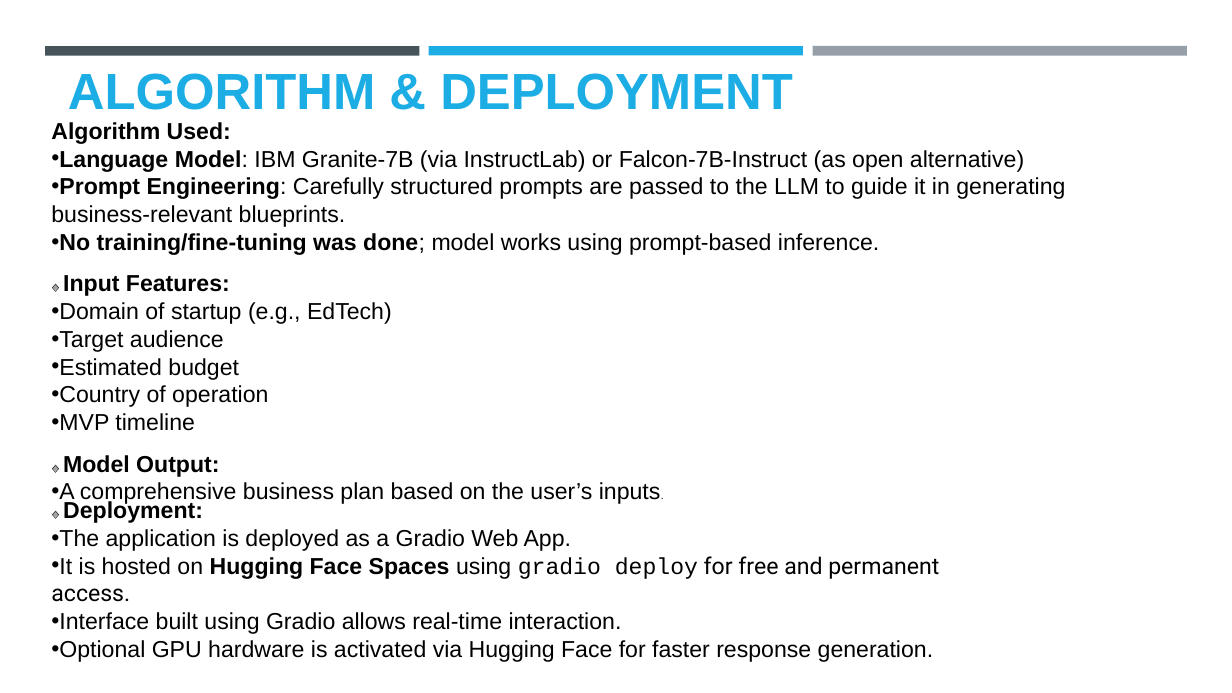
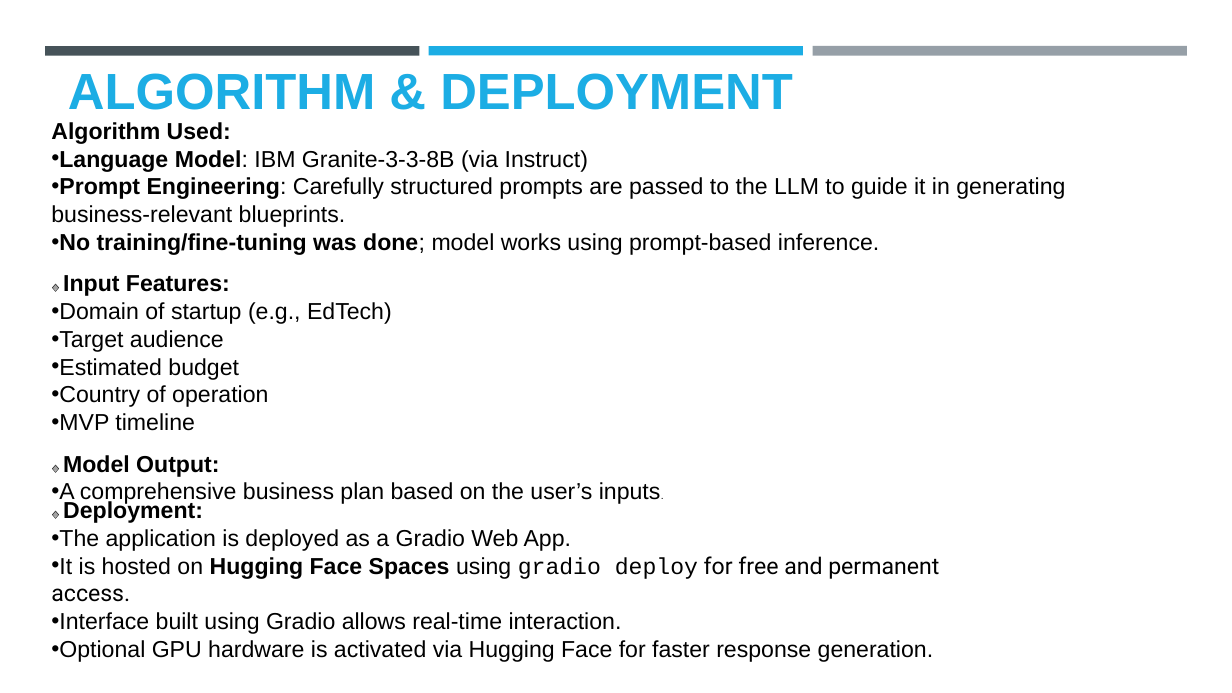
Before and after one commit to Tanishkapundhir78/Startup_Blueprint_generator, a slide deck: slide 6 of Tanishka_Blueprint_generator.pptx. Drawn at 1232x693 pixels with LibreOffice and Linux fonts; fonts in the diff are those of the drawing; background and template pictures are left out. Boxes give left, top, right and bottom in pixels: in the first picture for what was removed or moved away, otherwise in the second. Text is boxed around its words. In the diff, an @@ line names an element or a change of style, - is before the commit and + after.

```diff
--- a/Tanishka_Blueprint_generator.pptx
+++ b/Tanishka_Blueprint_generator.pptx
@@ text at box(59, 150, 588, 172): text changed @@
-• Language Model: IBM Granite-7B (via InstructLab) or Falcon-7B-Instruct (as open alternative)
+• Language Model: IBM Granite-3-3-8B (via Instruct)
```
Also in this commit, not shown: 2 other slides changed, 1 slide added, 1 slide removed.
